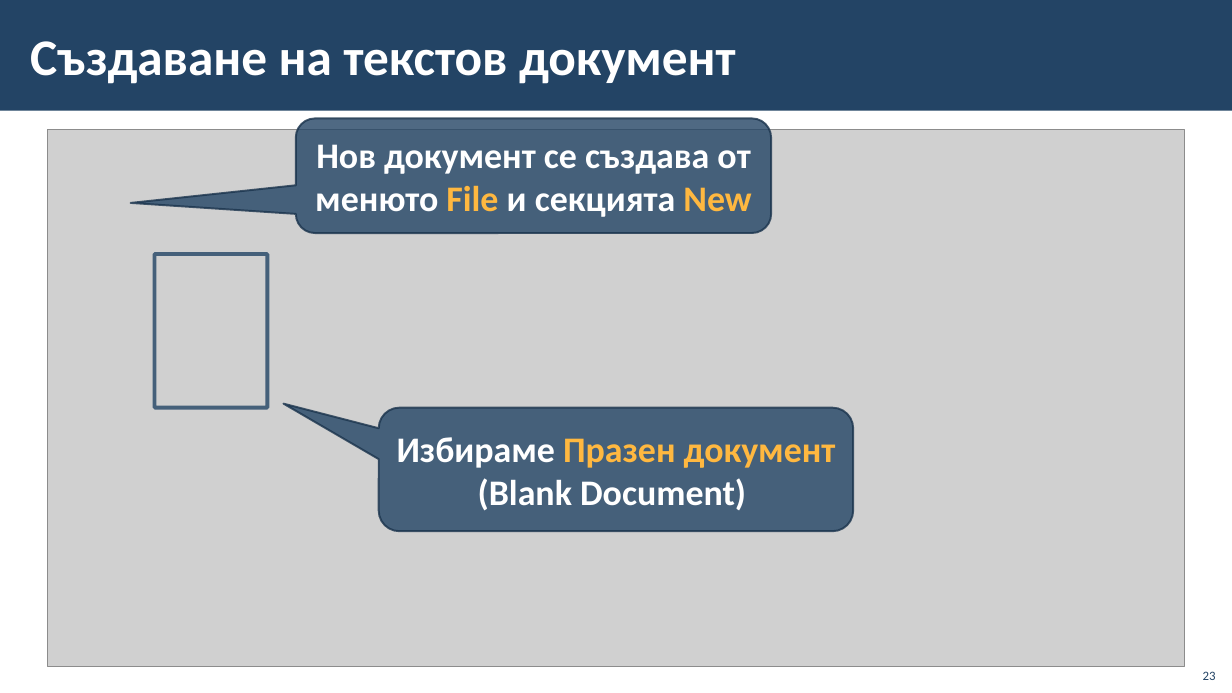
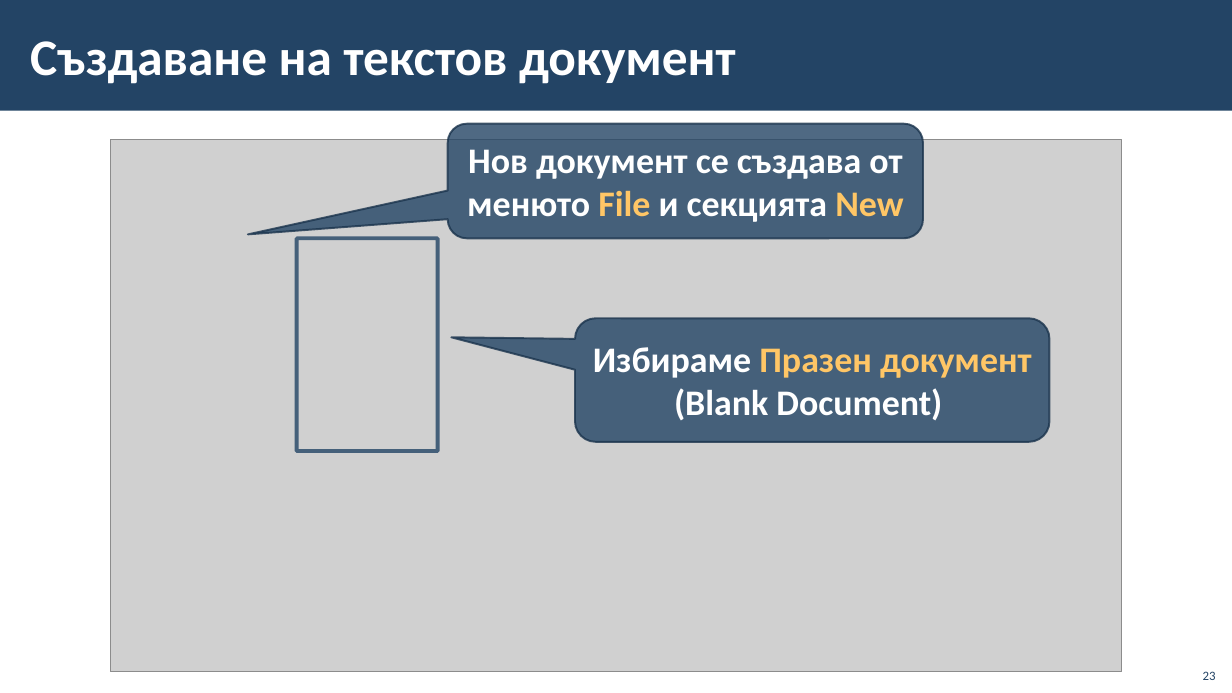
Before and after one commit to BG-IT-Edu/School-Programming, a slide deck: slide 23 of Courses/Computer-Modeling-and-IT/Computer-Modeling-and-IT-5-Class/22-Introduction-to-Text-Processing/22-Introduction-to-Text-Processing.pptx. Drawn at 1232x693 pixels with LibreOffice and Linux fonts; fonts in the diff are those of the drawing; grey boxes stand for pictures; background and template pictures are left out. Boxes give left, top, right and bottom in pixels: in the first picture for what was removed or moved away, otherwise in the second. Text is boxed around its words. In the diff, an @@ line names an element or a change of style, - is before the commit and + after.

```diff
--- a/Courses/Computer-Modeling-and-IT/Computer-Modeling-and-IT-5-Class/22-Introduction-to-Text-Processing/22-Introduction-to-Text-Processing.pptx
+++ b/Courses/Computer-Modeling-and-IT/Computer-Modeling-and-IT-5-Class/22-Introduction-to-Text-Processing/22-Introduction-to-Text-Processing.pptx
@@ picture: place and size @@
-picture at bbox=[48, 129, 1185, 667]
+picture at bbox=[110, 140, 1122, 673]
@@ rounded speech box "Нов документ се създава от ...": place and size @@
-rounded speech box "Нов документ се създава от ..." at bbox=[296, 118, 771, 233]
+rounded speech box "Нов документ се създава от ..." at bbox=[448, 124, 923, 238]
@@ rounded speech box "Нов документ се създава от ..." at bbox=[448, 124, 923, 238]: text colour #FFB840 to #FFC666 in "File New"; proportions changed @@
@@ rectangle: place and size @@
-rectangle at bbox=[154, 254, 267, 408]
+rectangle at bbox=[297, 238, 438, 451]
@@ rounded speech box "Избираме Празен документ (Blank Document)": place and size @@
-rounded speech box "Избираме Празен документ (Blank Document)" at bbox=[379, 408, 853, 531]
+rounded speech box "Избираме Празен документ (Blank Document)" at bbox=[575, 319, 1049, 443]
@@ rounded speech box "Избираме Празен документ (Blank Document)" at bbox=[575, 319, 1049, 443]: text colour #FFB840 to #FFC666 in "Празен документ"; proportions changed @@
```
Also in this commit, not shown: 11 other slides changed.
